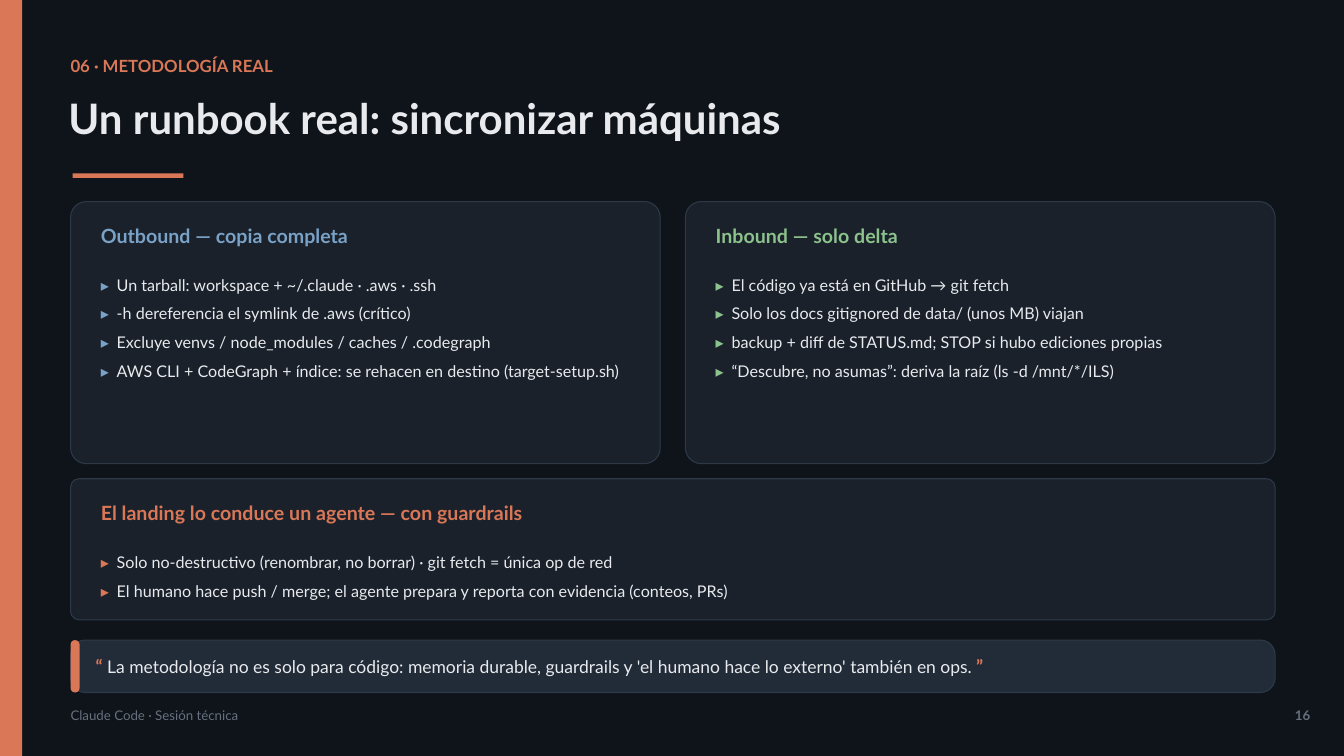
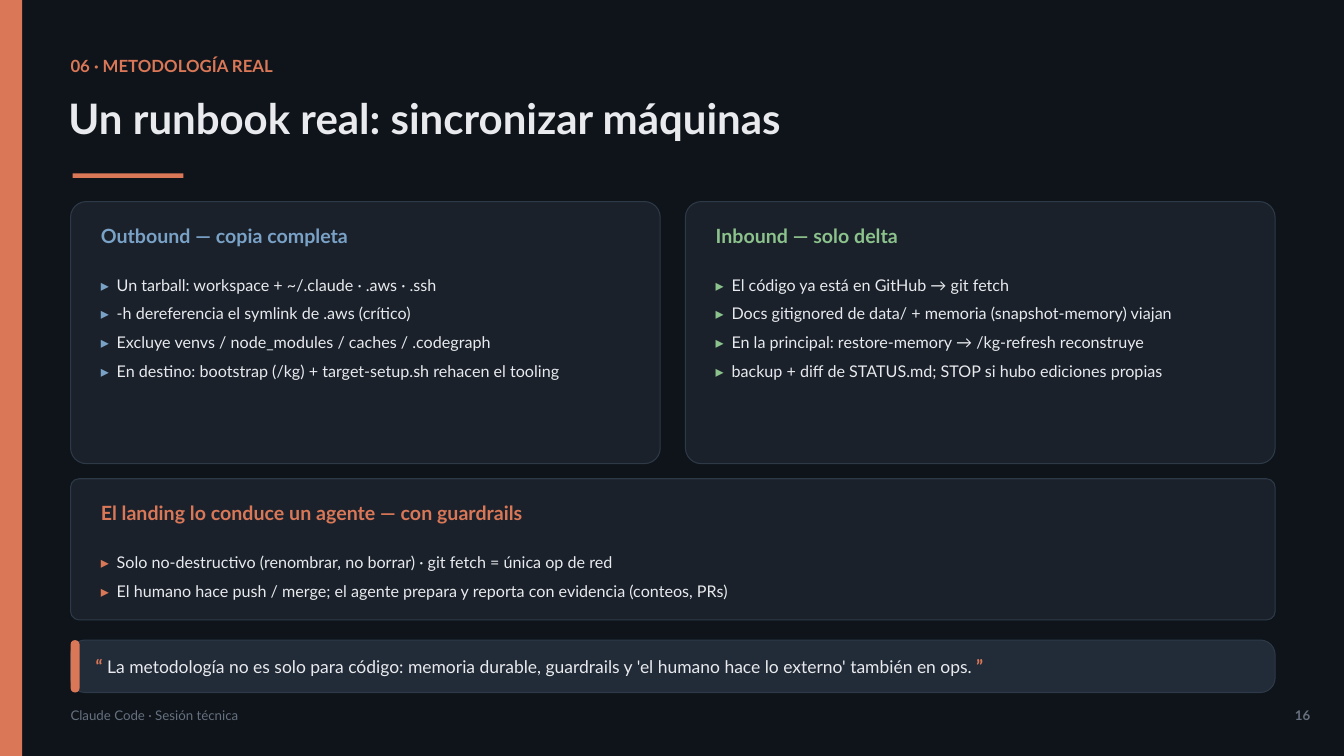
Before and after one commit to olonok69/claude_code_ml_engineer, a slide deck: slide 16 of presentacion/Claude_Code_Presentacion.pptx. Drawn at 1344x756 pixels with LibreOffice and Linux fonts; fonts in the diff are those of the drawing. Boxes give left, top, right and bottom in pixels: in the first picture for what was removed or moved away, otherwise in the second. Text is boxed around its words. In the diff, an @@ line names an element or a change of style, - is before the commit and + after.

```diff
--- a/presentacion/Claude_Code_Presentacion.pptx
+++ b/presentacion/Claude_Code_Presentacion.pptx
@@ text at [732,306,1172,351]: text changed @@
-▸ Solo los docs gitignored de data/ (unos MB) viajan
+▸ Docs gitignored de data/ + memoria (snapshot-memory) viajan
+▸ En la principal: restore-memory → /kg-refresh reconstruye
@@ text at [117,364,559,380]: text changed @@
-▸ AWS CLI + CodeGraph + índice: se rehacen en destino (target-setup.sh)
+▸ En destino: bootstrap (/kg) + target-setup.sh rehacen el tooling
@@ text at [732,364,1114,379]: paragraph removed @@
-▸ “Descubre, no asumas”: deriva la raíz (ls -d /mnt/*/ILS)
```
Also in this commit, not shown: 3 other slides changed, 1 slide added, 4 other files.
